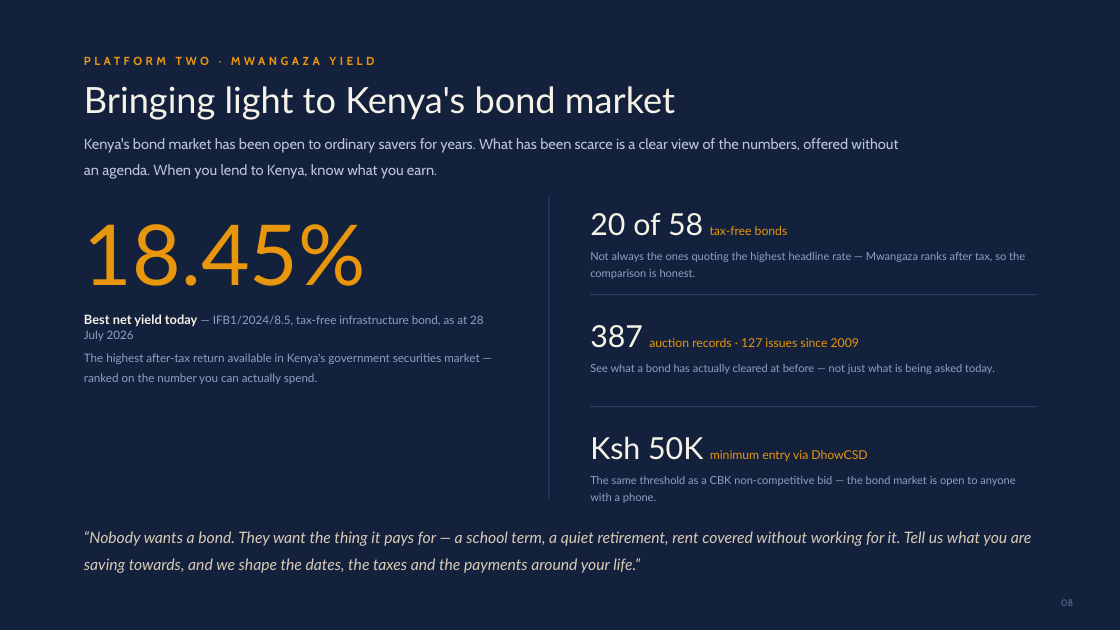
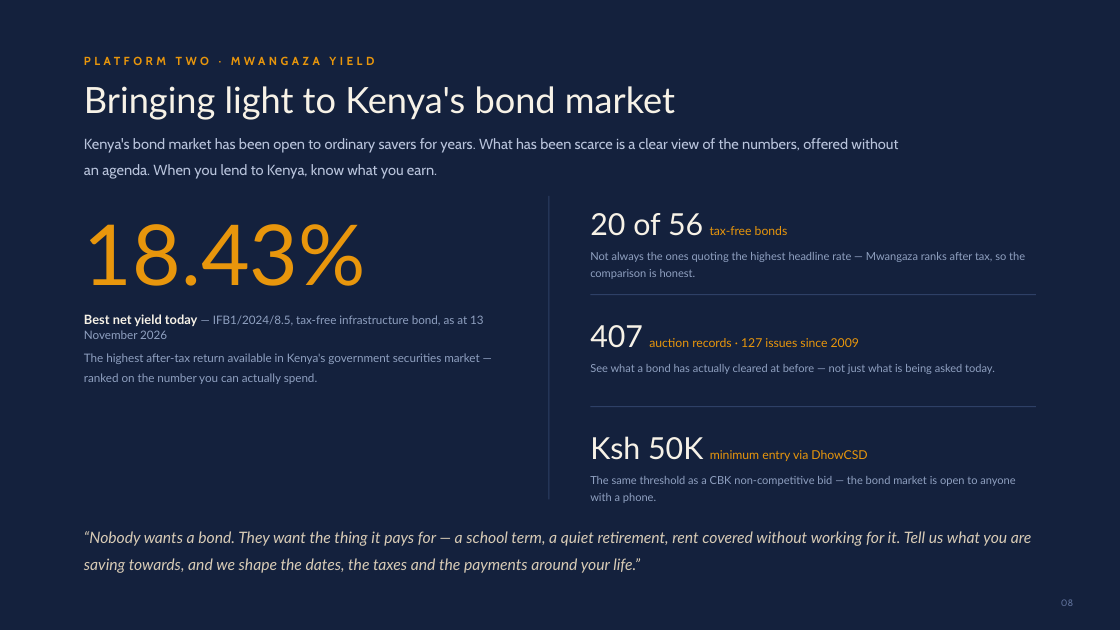
Before and after one commit to PapaDanico/JiPange, a slide deck: slide 8 of web/public/partners/jipange-mwangaza-partnership-deck.pptx. Drawn at 1120x630 pixels with LibreOffice and Linux fonts; fonts in the diff are those of the drawing. Boxes give left, top, right and bottom in pixels: in the first picture for what was removed or moved away, otherwise in the second. Text is boxed around its words. In the diff, an @@ line names an element or a change of style, - is before the commit and + after.

```diff
--- a/web/public/partners/jipange-mwangaza-partnership-deck.pptx
+++ b/web/public/partners/jipange-mwangaza-partnership-deck.pptx
@@ text at box(84, 224, 484, 339): text changed @@
-18.45%
-Best net yield today — IFB1/2024/8.5, tax-free infrastructure bond, as at 28 July 2026
+18.43%
+Best net yield today — IFB1/2024/8.5, tax-free infrastructure bond, as at 13 November 2026
@@ text at box(590, 213, 788, 236): text changed @@
-20 of 58 tax-free bonds
+20 of 56 tax-free bonds
@@ text at box(590, 325, 859, 348): text changed @@
-387 auction records · 127 issues since 2009
+407 auction records · 127 issues since 2009
```
Also in this commit, not shown: 7 other slides changed.
